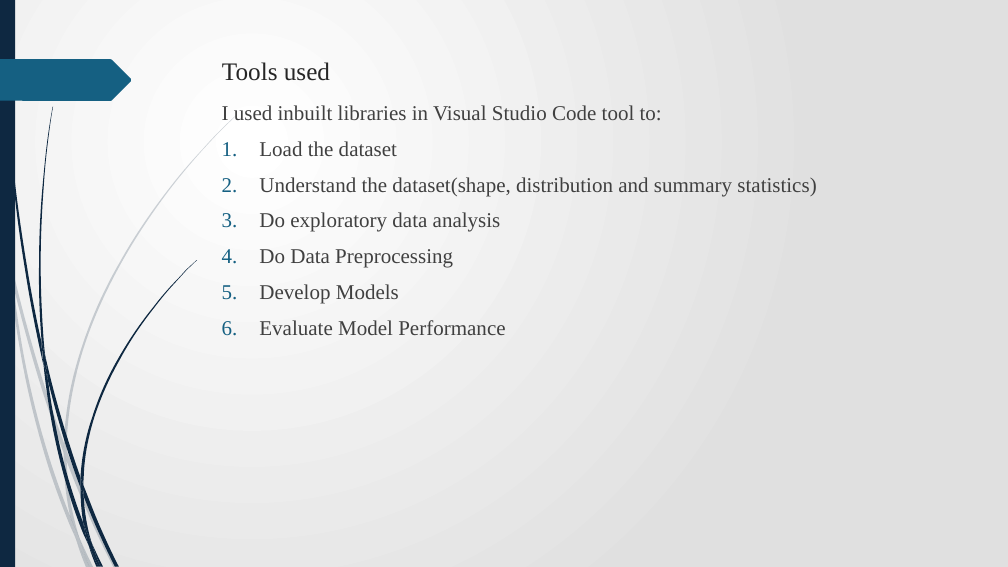
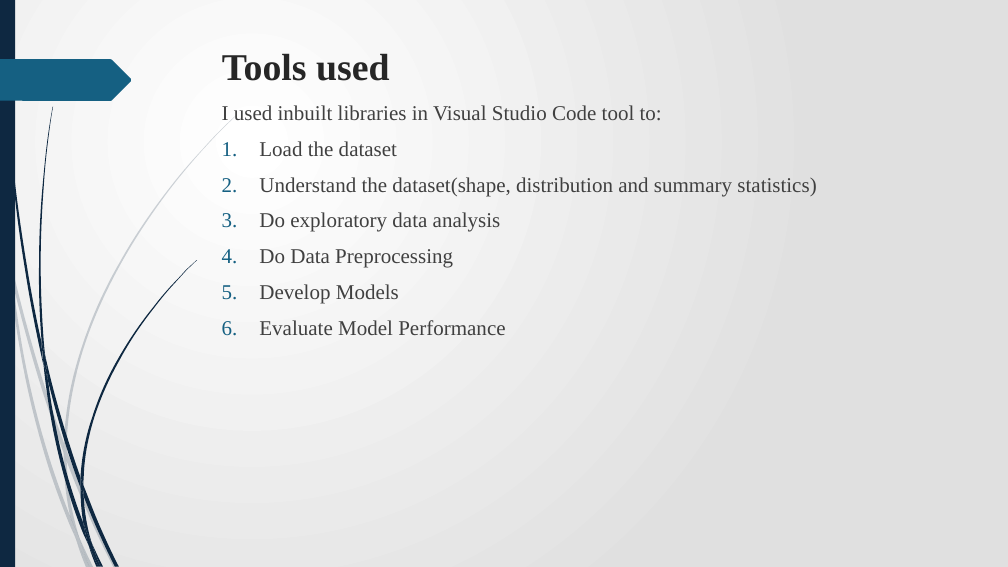
Before and after one commit to James-tech4/JAMES-PHASE-3-DSPT-8-PROJECT, a slide deck: slide 6 of Presentation.pptx. Drawn at 1008x567 pixels with LibreOffice and Linux fonts; fonts in the diff are those of the drawing. Boxes give left, top, right and bottom in pixels: in the first picture for what was removed or moved away, otherwise in the second. Text is boxed around its words. In the diff, an @@ line names an element or a change of style, - is before the commit and + after.

```diff
--- a/Presentation.pptx
+++ b/Presentation.pptx
@@ title "Tools used": place and size @@
-title "Tools used" at (222, 62, 330, 81)
+title "Tools used" at (222, 53, 389, 81)
@@ title "Tools used" at (222, 53, 389, 81): size 24 to 36 pt, bold on @@
```
Also in this commit, not shown: 4 other slides changed, 2 slides added, 1 slide removed.
